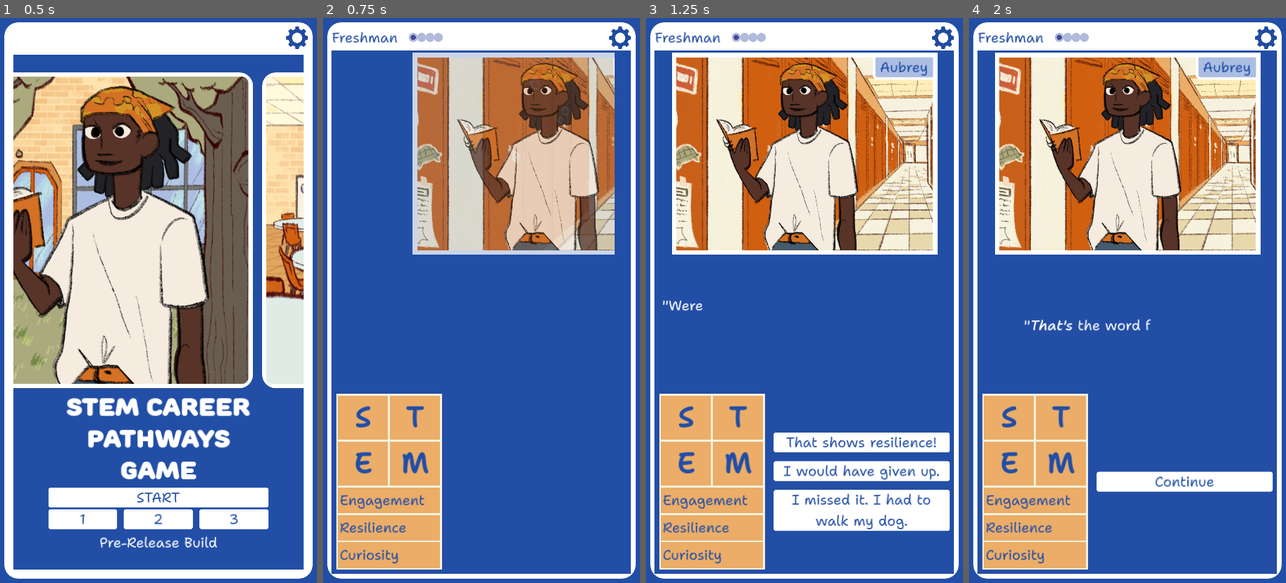
Above: before the commit, frames 1-4 (left to right).
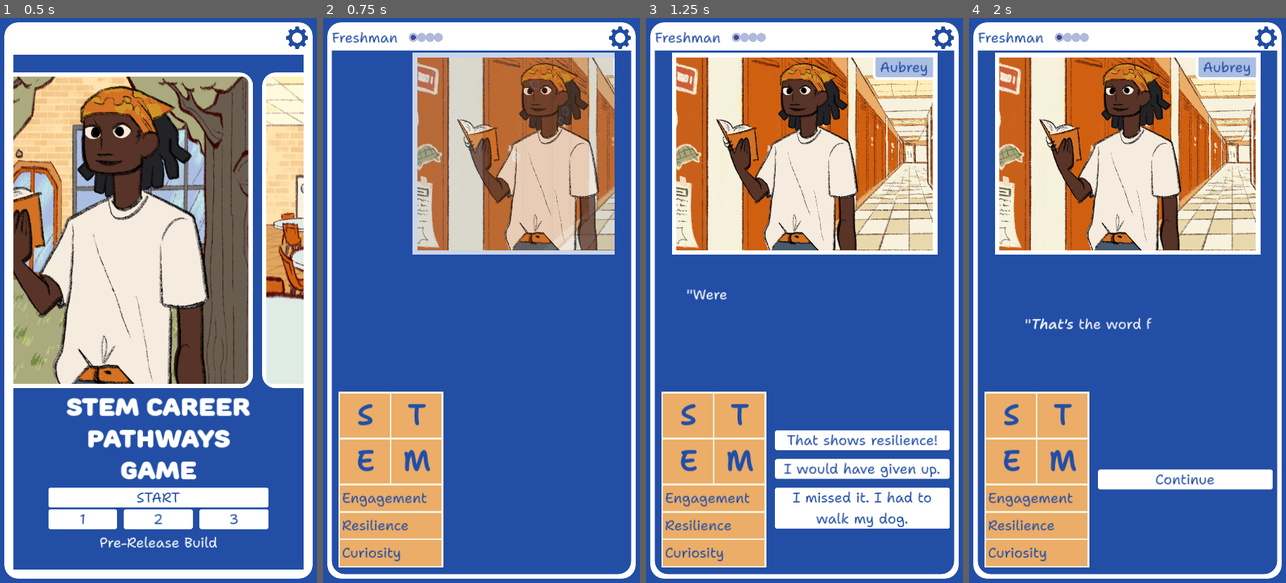
Above: after the commit, the same moments.

Repository: stem-career-paths/game
Game: Godot game, scene res://ui/screen.tscn
Two runs of this game, one before a commit and one after it. Both use one fixed random seed, a clock stepped at 60 frames per second and the inputs below. The engine's default icon, where the game draws it, is replaced by a stand-in: a white triangle on a blue panel in a dark square.
Inputs (mouse positions are in pixels of both pictures, inside the frame that each line leads up to):
- Up to frame 1 (0.5 s): no input
- Up to frame 2 (0.75 s): click (481, 498) at 0.52 s
- Up to frame 3 (1.25 s): no input
- Up to frame 4 (2 s): click (1184, 441) at 1.27 s

Frame 1 is identical in both runs. In frame 2, 4.2% of the frame differs, in the area x 2-98%, y 5-99%; in frame 3, 7.7%; in frame 4, 5.4%.

Commit message:
Round the bottom blue inner borders
This cleans up the edges. The STEMERC block was moved to give it
a little more room away from the curved edge. The math story had
to be updated to make it fit.

Diff:
--- a/project/story/starting_stories/skip_math.gd
+++ b/project/story/starting_stories/skip_math.gd
@@ -10,20 +10,20 @@
 			"engagement": +1,
 		}
 	},
-	"Math is interesting": {
+	"Math is interesting.": {
 		"text": '"I didn\'t think about it that way. Probably? I have to think about it."',
 		"effects": {
 			"mathematics": +1,
 			"curiosity": +1
 		}
 	},
-	"You need math to do a lot of things in science.": {
+	"You need math to do science.": {
 		"text": '"Yeah, I guess if I wanted to study science, I should probably take more math."',
 		"effects": {
 			"science": +1,
 		}
 	},
-	"Math is stupid. Don\'t take it.": {
+	"Math is stupid.": {
 		"text": [
 			'"[b]Hey[/b]! Not taking it doesn\'t mean I don\'t like it!"',
 			'"I think I\'ll take my math class out of [i]spite[/i]."'
--- a/project/ui/game_screen.tscn
+++ b/project/ui/game_screen.tscn
@@ -1,18 +1,23 @@
-[gd_scene load_steps=21 format=3 uid="uid://cu8dk0qnr77qs"]
+[gd_scene load_steps=22 format=3 uid="uid://cu8dk0qnr77qs"]
 
 [ext_resource type="Theme" uid="uid://bqnq26iud8rn3" path="res://common/theme.tres" id="1_iwqch"]
-[ext_resource type="StyleBox" path="res://ui/blue_style_box.tres" id="2_gvmnj"]
+[ext_resource type="StyleBox" uid="uid://0lv825v0nskc" path="res://ui/blue_style_box.tres" id="2_gvmnj"]
 [ext_resource type="Script" path="res://ui/game_screen.gd" id="2_kqcir"]
 [ext_resource type="PackedScene" uid="uid://scwnvnkr08fy" path="res://ui/character_display.tscn" id="2_qajtq"]
 [ext_resource type="PackedScene" uid="uid://cn7vhi2yphyq2" path="res://ui/year_indicator.tscn" id="2_qr7fv"]
 [ext_resource type="PackedScene" uid="uid://c878div1yocyl" path="res://ui/scenario_container.tscn" id="3_ieeti"]
 [ext_resource type="PackedScene" uid="uid://b8q1tdpaxtldy" path="res://ui/audible_button.tscn" id="3_ueeqd"]
-[ext_resource type="StyleBox" path="res://ui/white_rounded_style_box.tres" id="4_b7pij"]
+[ext_resource type="StyleBox" uid="uid://dlbigrenfpyvm" path="res://ui/white_rounded_style_box.tres" id="4_b7pij"]
 [ext_resource type="PackedScene" uid="uid://cqsvt2ysd353x" path="res://ui/animated_label.tscn" id="5_mqyhs"]
 [ext_resource type="Script" path="res://ui/hide_on_run.gd" id="5_vhgyq"]
 [ext_resource type="PackedScene" uid="uid://dkyrbpxgqqngv" path="res://ui/settings_button.tscn" id="6_d02if"]
 [ext_resource type="Script" path="res://ui/option_area.gd" id="6_hfcqp"]
 [ext_resource type="FontFile" uid="uid://1pig17qkchw" path="res://common/ShantellSans-Regular.ttf" id="10_51lxb"]
+
+[sub_resource type="StyleBoxFlat" id="StyleBoxFlat_t41mg"]
+bg_color = Color(0.133333, 0.305882, 0.65098, 1)
+corner_radius_bottom_right = 30
+corner_radius_bottom_left = 30
 
 [sub_resource type="StyleBoxFlat" id="StyleBoxFlat_gmiha"]
 bg_color = Color(0.133333, 0.305882, 0.65098, 1)
@@ -153,15 +158,15 @@
 [node name="InnerBluePanel" type="PanelContainer" parent="SingularChild/MarginContainer/WhiteBackground/MainUI"]
 layout_mode = 2
 size_flags_vertical = 3
-theme_override_styles/panel = ExtResource("2_gvmnj")
+theme_override_styles/panel = SubResource("StyleBoxFlat_t41mg")
 
 [node name="MarginContainer" type="MarginContainer" parent="SingularChild/MarginContainer/WhiteBackground/MainUI/InnerBluePanel"]
 layout_mode = 2
 size_flags_vertical = 3
-theme_override_constants/margin_left = 10
+theme_override_constants/margin_left = 15
 theme_override_constants/margin_top = 10
 theme_override_constants/margin_right = 10
-theme_override_constants/margin_bottom = 10
+theme_override_constants/margin_bottom = 15
 
 [node name="VBoxContainer" type="VBoxContainer" parent="SingularChild/MarginContainer/WhiteBackground/MainUI/InnerBluePanel/MarginContainer"]
 layout_mode = 2
